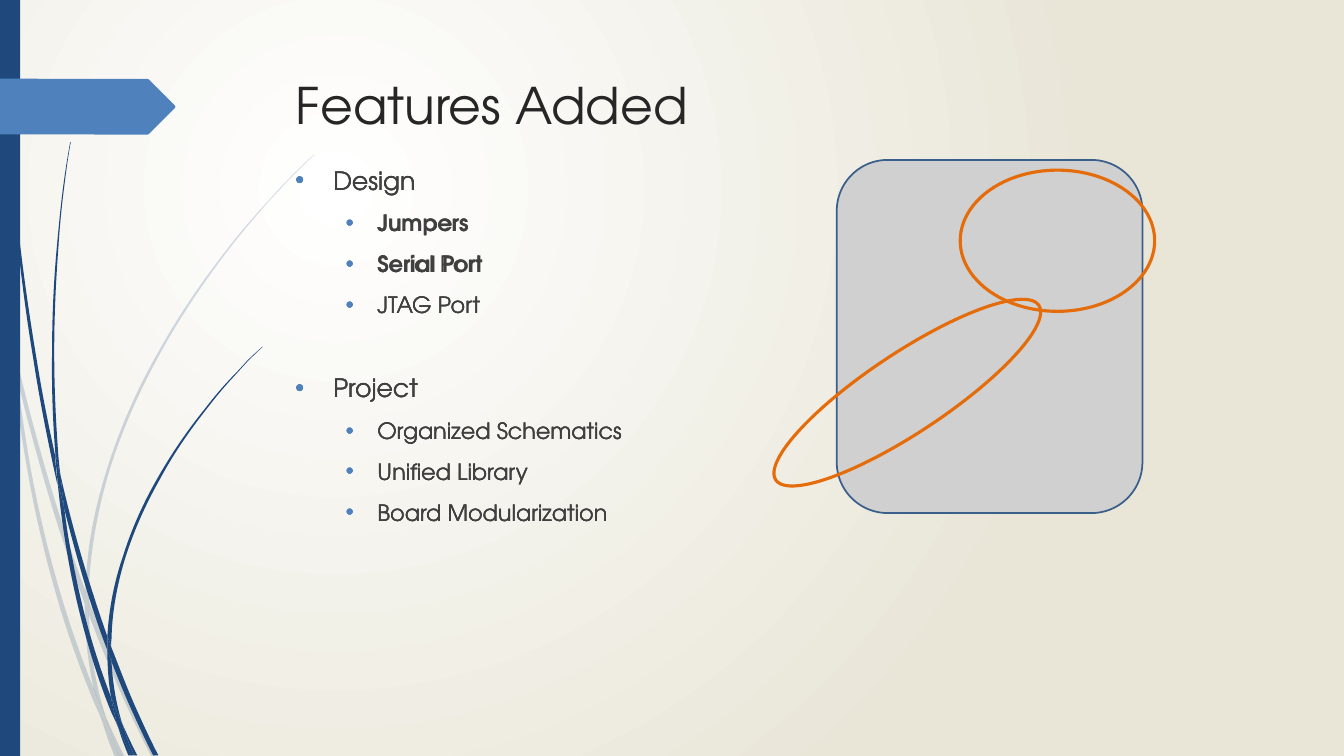
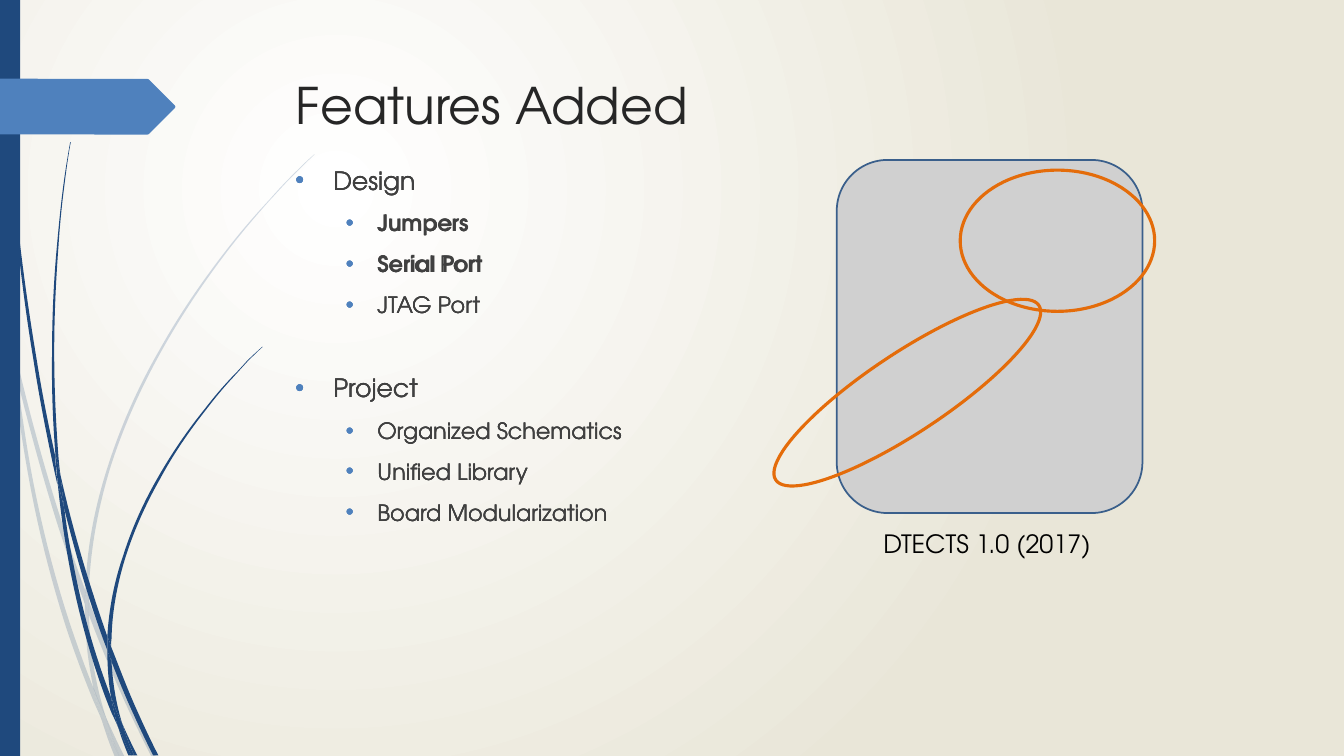
Before and after one commit to Jmr-Work/Pivotal_Presentation, a slide deck: slide 8 of Suppl/Pivotal Presentation - DTECTS.pptx. Drawn at 1344x756 pixels with LibreOffice and Linux fonts; fonts in the diff are those of the drawing; grey boxes stand for pictures. Boxes give left, top, right and bottom in pixels: in the first picture for what was removed or moved away, otherwise in the second. Text is boxed around its words. In the diff, an @@ line names an element or a change of style, - is before the commit and + after.

```diff
--- a/Suppl/Pivotal Presentation - DTECTS.pptx
+++ b/Suppl/Pivotal Presentation - DTECTS.pptx
@@ text added at box(883, 534, 1090, 559), 18 pt, text #000000 @@
+DTECTS 1.0 (2017)
```
Also in this commit, not shown: 2 other slides changed, 1 slide added.
